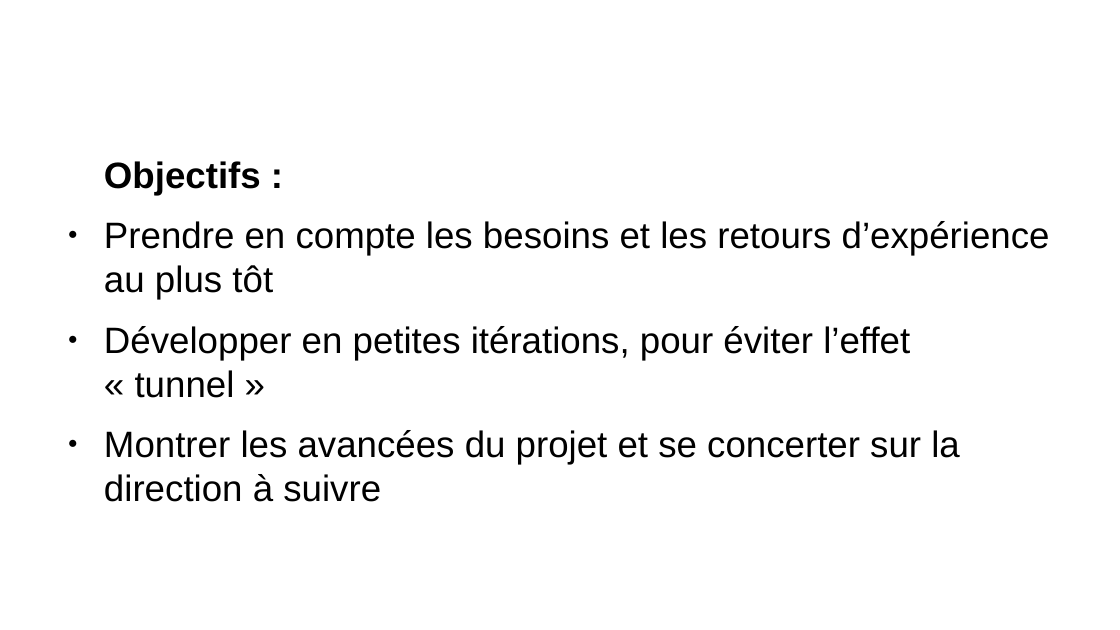
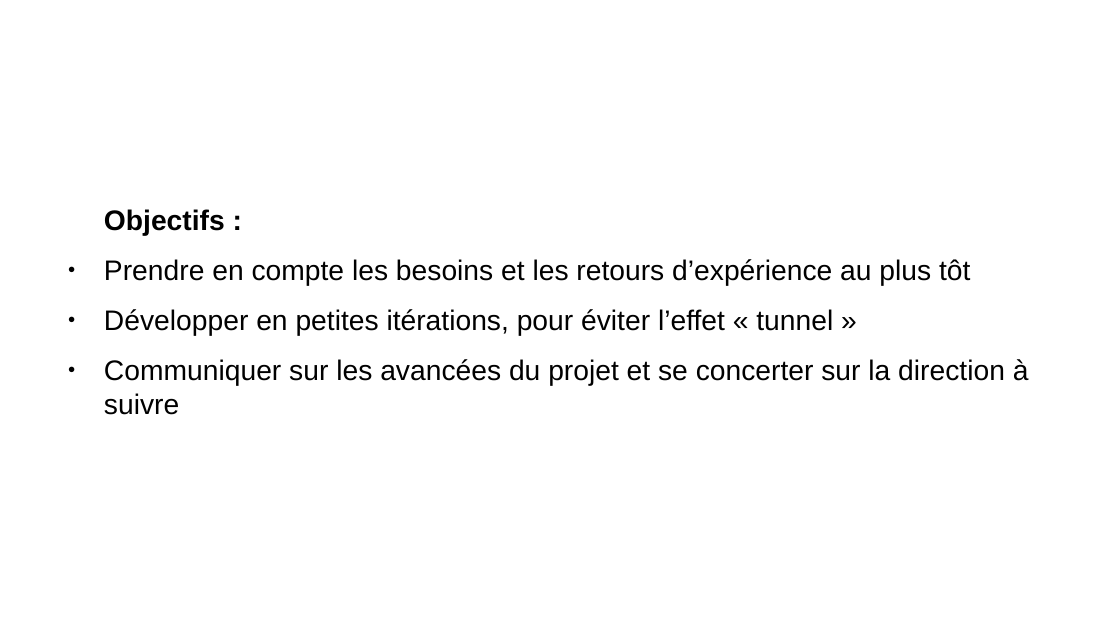
Before and after one commit to remipassmoilesel/ci-cd-plan, a slide deck: slide 4 of ci-cd-plan.odp. Drawn at 1120x630 pixels with LibreOffice and Linux fonts; fonts in the diff are those of the drawing; background and template pictures are left out. Boxes give left, top, right and bottom in pixels: in the first picture for what was removed or moved away, otherwise in the second. Text is boxed around its words. In the diff, an @@ line names an element or a change of style, - is before the commit and + after.

```diff
--- a/ci-cd-plan.odp
+++ b/ci-cd-plan.odp
@@ text at (x1=104, y1=209, x2=970, y2=336): size 26 to 20 pt in "Objectifs :", "Prendre en compte les besoins et les ...", "Développer en petites itérations, pour éviter l’effet ..." @@
@@ text at (x1=104, y1=359, x2=1029, y2=415): text changed; size 26 to 20 pt @@
-● Montrer les avancées du projet et se concerter sur la direction à suivre
+● Communiquer sur les avancées du projet et se concerter sur la direction à suivre
```
Also in this commit, not shown: 20 other slides changed.
